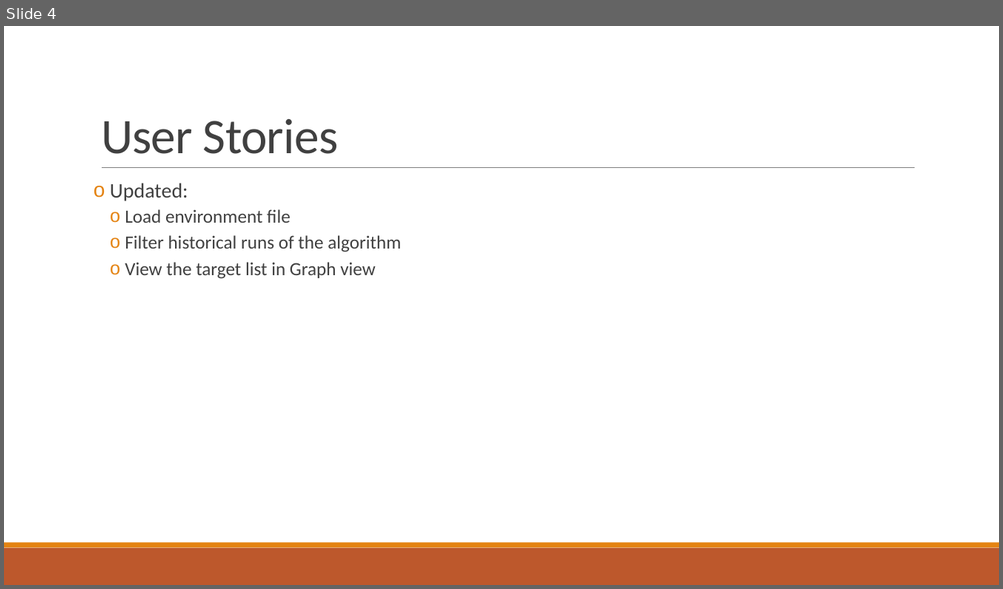
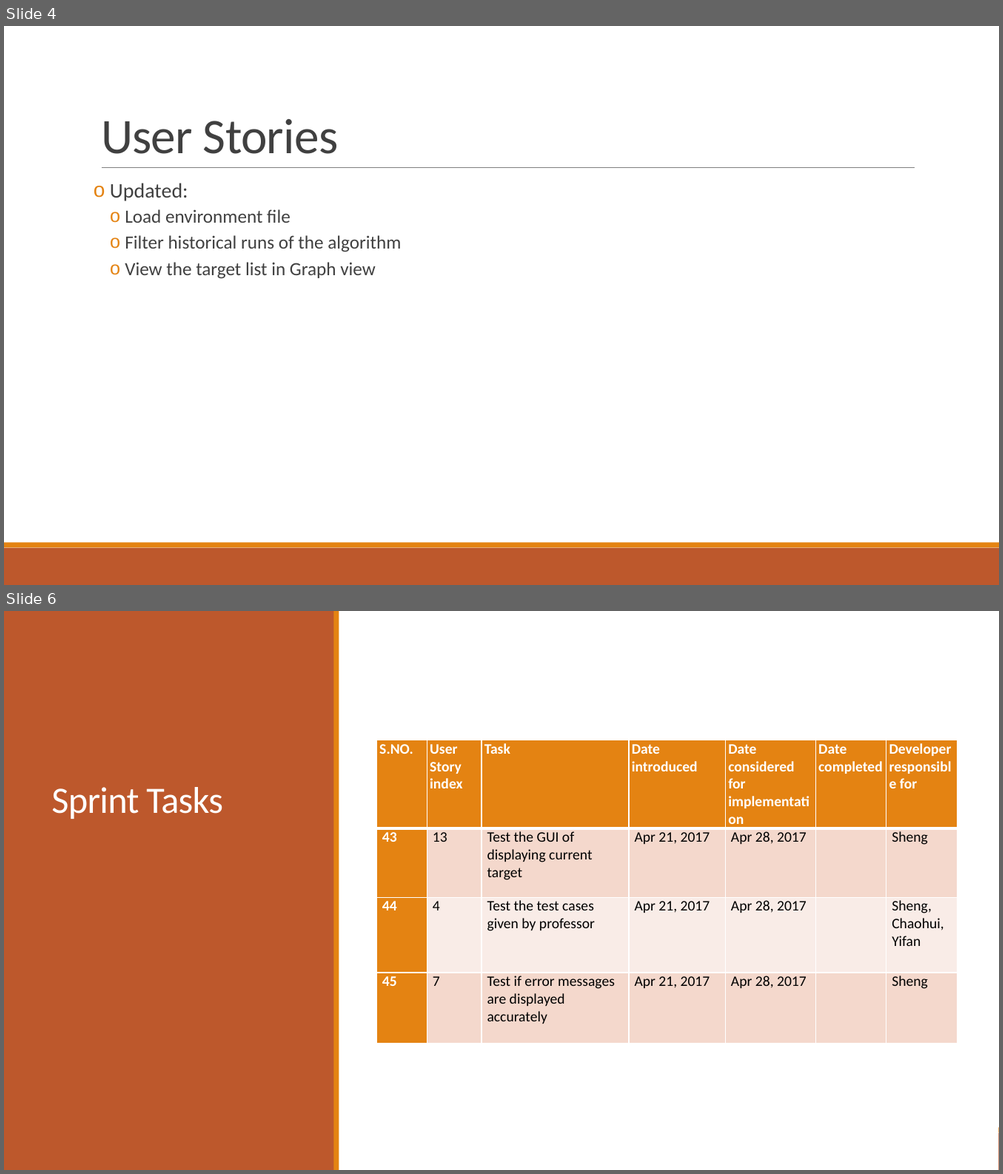
Before and after one commit to 2012215434/CS744, a slide deck: documents/set6/Presentation6.pptx. Shown one above the other, each under a label of ours: slide 4 before the commit, slides 4 and 6 after it; the slides between them are not shown. The pictures are 1003x589 and 1003x1174 pixels, drawn with LibreOffice and Linux fonts; fonts in the diff are those of the drawing. Boxes give left, top, right and bottom in pixels: in the first picture for what was removed or moved away, otherwise in the second. Text is boxed around its words. In the diff, an @@ line names an element or a change of style, - is before the commit and + after.

Commit message:
presentation6

```diff
--- a/documents/set6/Presentation6.pptx
+++ b/documents/set6/Presentation6.pptx
@@ slide 6 added at (x1=4, y1=611, x2=999, y2=1170), background #FFFFFF; not listed: 2 template elements that a slide beside it also shows @@
@@ rectangle added at (x1=4, y1=611, x2=999, y2=1170), fill #FFFFFF @@
@@ rectangle added at (x1=4, y1=611, x2=335, y2=1170), fill #BD582C @@
@@ rectangle added at (x1=334, y1=611, x2=339, y2=1170), fill #E48312 @@
@@ table added at (x1=376, y1=740, x2=956, y2=1042), 4 rows, 7 columns @@
+S.NO. | User Story index | Task | Date introduced | Date considered for implementation | Date completed | Developer responsible for
+43 | 13 | Test the GUI of displaying current target | Apr 21, 2017 | Apr 28, 2017 |  | Sheng
+44 | 4 | Test the test cases given by professor | Apr 21, 2017 | Apr 28, 2017 |  | Sheng, Chaohui, Yifan
+45 | 7 | Test if error messages are displayed accurately | Apr 21, 2017 | Apr 28, 2017 |  | Sheng
@@ title added at (x1=51, y1=787, x2=223, y2=819), 36 pt, text #FFFFFF @@
+Sprint Tasks
```
Also in this commit, not shown: 3 slides changed, 1 slide removed, 3 other files.
